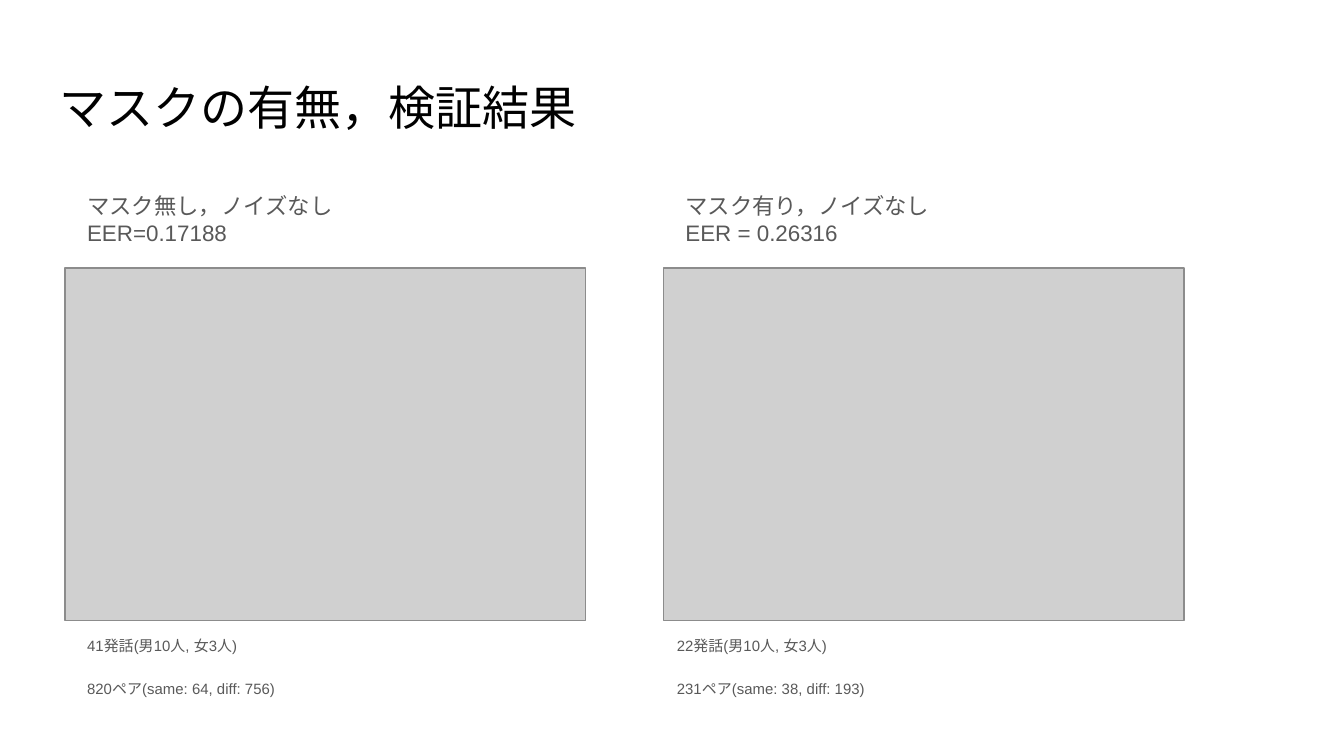
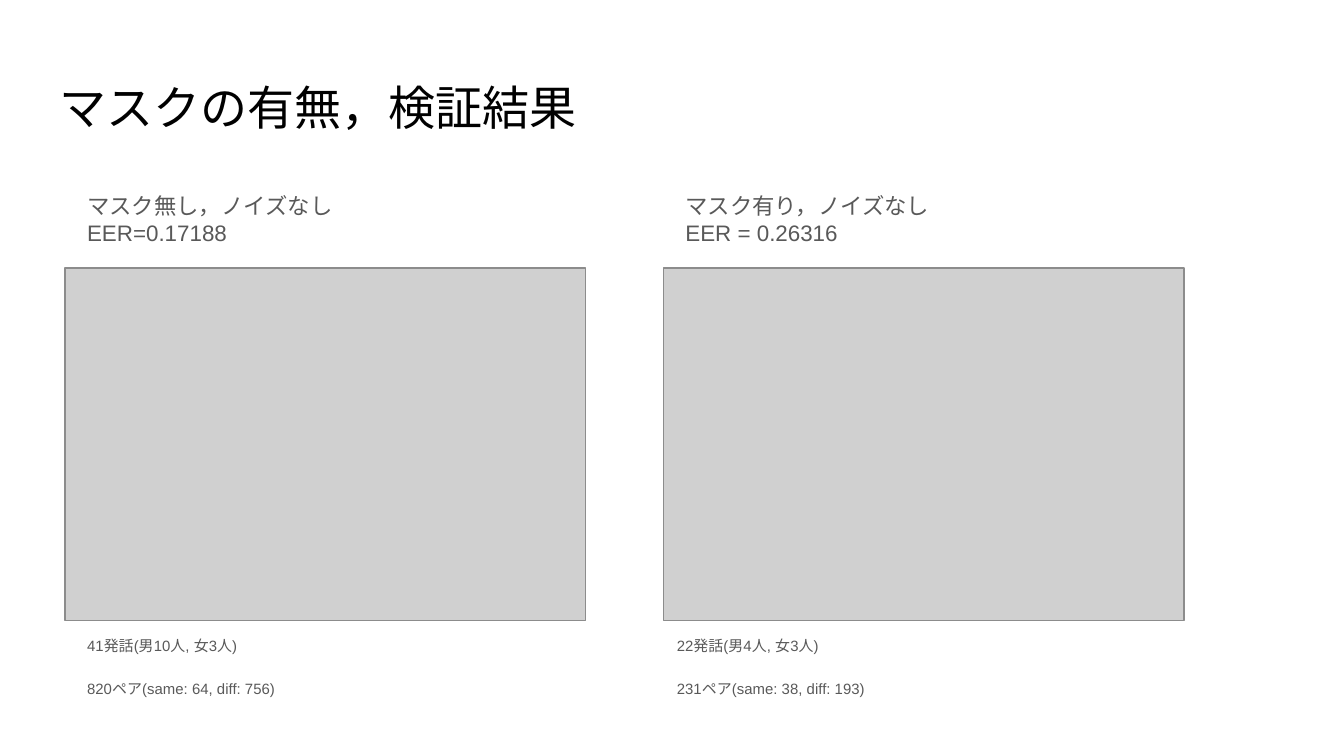
Before and after one commit to tenk-9/ShiotaLab_seminar, a slide deck: slide 4 of 6th/rpt.pptx. Drawn at 1344x756 pixels with LibreOffice and Linux fonts; fonts in the diff are those of the drawing; grey boxes stand for pictures. Boxes give left, top, right and bottom in pixels: in the first picture for what was removed or moved away, otherwise in the second. Text is boxed around its words. In the diff, an @@ line names an element or a change of style, - is before the commit and + after.

```diff
--- a/6th/rpt.pptx
+++ b/6th/rpt.pptx
@@ text at (677, 638, 818, 654): text changed @@
-22発話(男10人, 女3人)
+22発話(男4人, 女3人)
```
Also in this commit, not shown: 2 other slides changed, 1 slide added, 1 other file.
